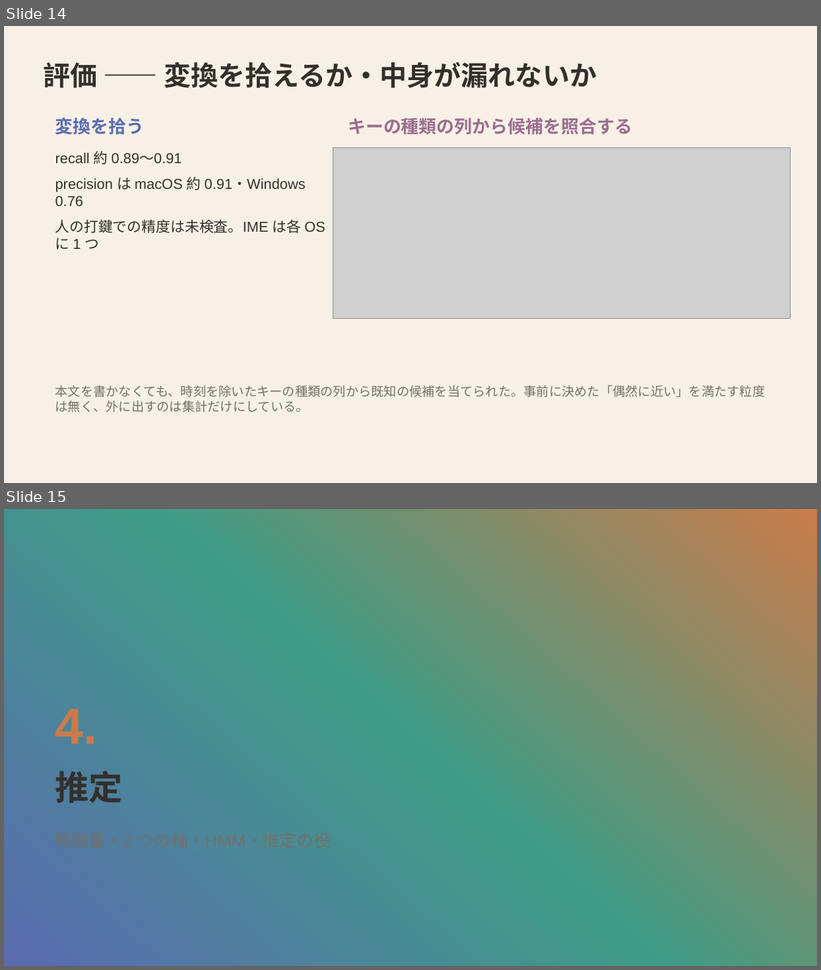
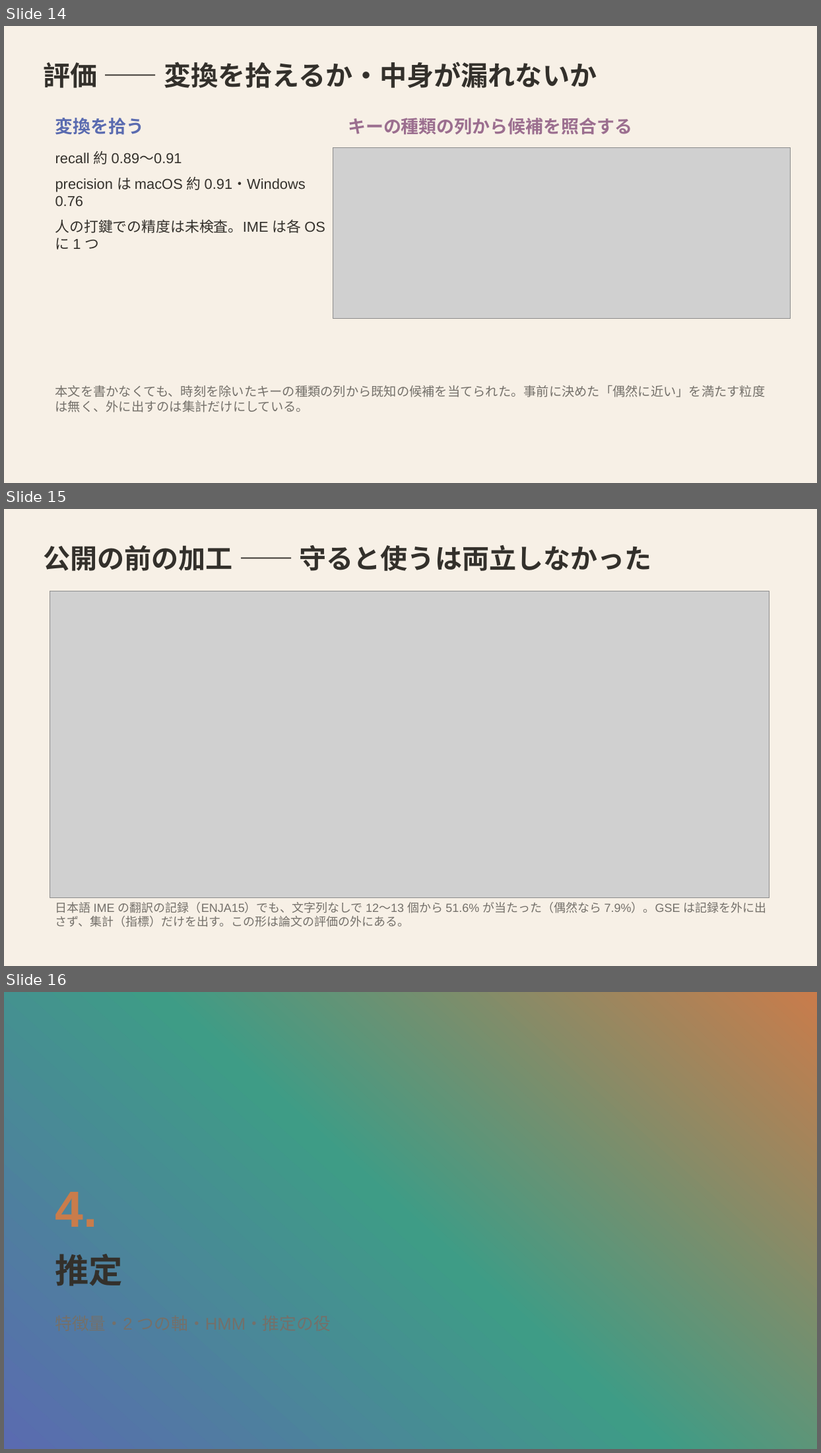
Before and after one commit to mikotomiura/GSE-prototype, a slide deck: docs/slides/project-overview/GSE_project_tech.pptx. Shown one above the other, each under a label of ours: slides 14 and 15 before the commit, slides 14, 15 and 16 after it. The pictures are 821x970 and 821x1453 pixels, drawn with LibreOffice and Linux fonts; fonts in the diff are those of the drawing; grey boxes stand for pictures; background and template pictures are left out. Boxes give left, top, right and bottom in pixels: in the first picture for what was removed or moved away, otherwise in the second. Text is boxed around its words. In the diff, an @@ line names an element or a change of style, - is before the commit and + after.

```diff
--- a/docs/slides/project-overview/GSE_project_tech.pptx
+++ b/docs/slides/project-overview/GSE_project_tech.pptx
@@ slide 15 added at [4, 509, 817, 966], background #F7F0E6 @@
@@ text added at [43, 545, 652, 571], 32 pt, text #33302B, bold @@
+公開の前の加工 —— 守ると使うは両立しなかった
@@ picture added at [50, 591, 770, 898] @@
@@ text added at [55, 902, 767, 927], 14 pt, text #74706A @@
+日本語 IME の翻訳の記録（ENJA15）でも、文字列なしで 12〜13 個から 51.6% が当たった（偶然なら 7.9%）。GSE は記録を外に出さず、集計（指標）だけを出す。この形は論文の評価の外にある。
@@ what was slide 15 is now slide 16 @@
```
Also in this commit, not shown: 8 other files.
